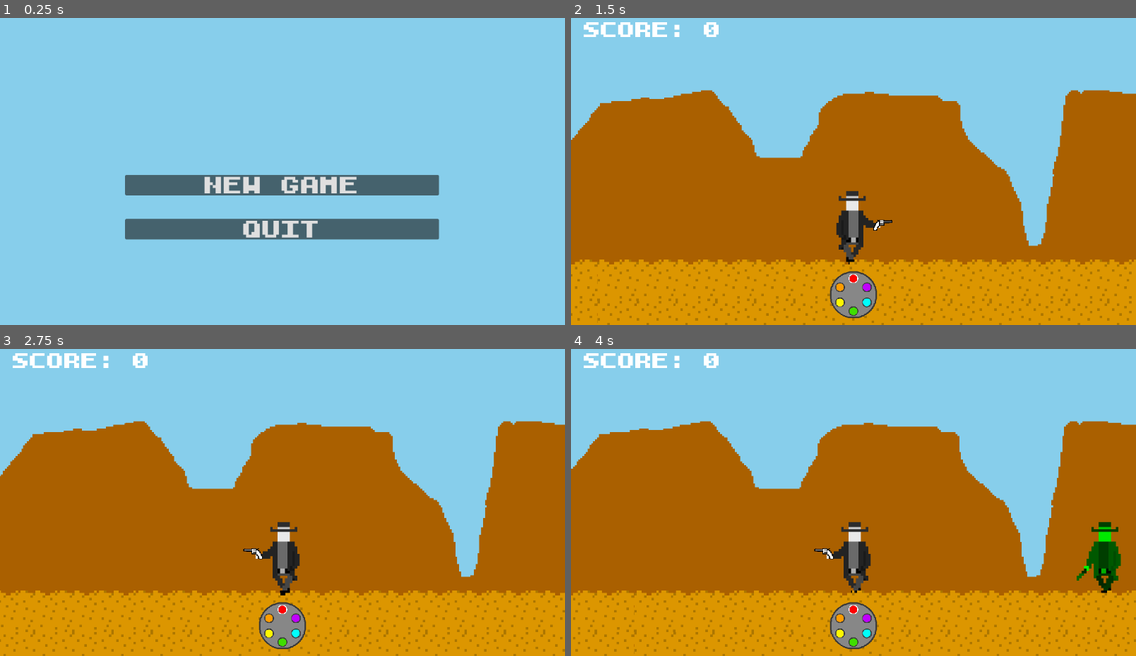
Above: before the commit, frames 1-4 (two rows, left to right).
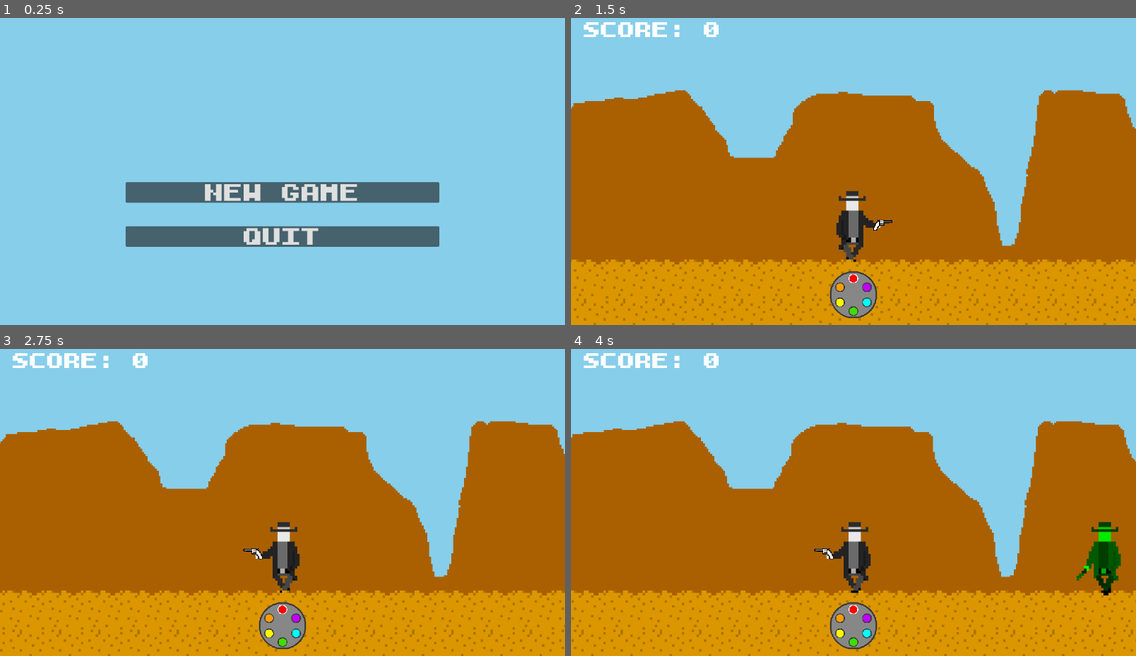
Above: after the commit, the same moments.

Repository: kedrickfudala/One-Button-Game-Jam
Game: Godot game, scene res://src/levels/world.tscn
The game is run twice, just before and just after one commit, with the same random seed, the same clock (stepped at 60 frames per second) and the same inputs.
Inputs (mouse positions are in pixels of both pictures, inside the frame that each line leads up to):
- Up to frame 1 (0.25 s): no input
- Up to frame 2 (1.5 s): click "new game" at 0.5 s; tap Enter (ui_accept) at 1.25 s; move the mouse to (977, 150) at 1.27 s
- Up to frame 3 (2.75 s): tap Enter (ui_accept) at 1.52, 2.27 s; move the mouse to (169, 514) at 2.02 s
- Up to frame 4 (4 s): move the mouse to (910, 428) at 2.77 s; move the mouse to (825, 560) at 3.52 s; tap Enter (ui_accept) at 3.77 s

The runs differ from the first frame. In frame 1, 6.2% of the frame differs, in the area x 22-78%, y 51-75%; in frame 2, 11%; in frame 3, 11%, in the area x 0-100%, y 23-100%; in frame 4, 11%.

Commit message:
game over screen

Diff:
--- a/src/enemy.gd
+++ b/src/enemy.gd
@@ -21,7 +21,7 @@
 	sprite.modulate = colors[color_slot]
 	pass
 
-func _physics_process(delta):
+func _physics_process(_delta):
 	if facing_direction != 0 and flip:
 		flip_enemy = facing_direction
 	if flip_enemy < 0:
--- /dev/null
+++ b/src/interface/game_over_menu.tscn
@@ -0,0 +1,30 @@
+[gd_scene load_steps=3 format=3 uid="uid://bd73w0t3o2ro4"]
+
+[ext_resource type="PackedScene" uid="uid://cxmvg6ugpwffk" path="res://src/interface/main_menu_buttons.tscn" id="1_2unuu"]
+[ext_resource type="FontFile" uid="uid://cv4hf6knhmo43" path="res://assets/resources/cc.yal.6w6.block.uc.ttf" id="2_8lqmi"]
+
+[node name="GameOverMenu" type="CanvasLayer"]
+
+[node name="ColorRect" type="ColorRect" parent="."]
+offset_left = -24.0
+offset_top = -16.0
+offset_right = 1176.0
+offset_bottom = 675.0
+color = Color(0.0862745, 0.0862745, 0.0862745, 0.301961)
+metadata/_edit_use_anchors_ = true
+
+[node name="GameOverLabel" type="RichTextLabel" parent="."]
+offset_left = 234.0
+offset_top = 103.0
+offset_right = 927.0
+offset_bottom = 366.0
+theme_override_fonts/normal_font = ExtResource("2_8lqmi")
+theme_override_font_sizes/normal_font_size = 176
+text = "Game Over"
+fit_content = true
+autowrap_mode = 0
+metadata/_edit_use_anchors_ = true
+
+[node name="MainMenuButtons" parent="." instance=ExtResource("1_2unuu")]
+offset_top = 144.0
+offset_bottom = 144.0
--- /dev/null
+++ b/src/interface/main_menu.tscn
@@ -0,0 +1,9 @@
+[gd_scene load_steps=2 format=3 uid="uid://c0h87j1vh34c1"]
+
+[ext_resource type="PackedScene" uid="uid://cxmvg6ugpwffk" path="res://src/interface/main_menu_buttons.tscn" id="1_pusp2"]
+
+[node name="MainMenu" type="CanvasLayer"]
+
+[node name="MainMenuButtons" parent="." instance=ExtResource("1_pusp2")]
+offset_top = 100.0
+offset_bottom = 100.0
--- a/src/interface/main_menu_buttons.gd
+++ b/src/interface/main_menu_buttons.gd
@@ -1,7 +1,7 @@
 extends Control
 class_name MainMenuButtons
 
-@onready var world : Object = get_parent()
+@onready var world : Object = get_parent().get_parent()
 
 func _on_play_button_pressed():
 	world.new_game()
--- a/src/levels/map_segment.gd
+++ b/src/levels/map_segment.gd
@@ -9,7 +9,7 @@
 func _ready():
 	pass
 
-func _process(delta):
+func _process(_delta):
 	if !near_player:
 		if player_inst.global_position.x > self.global_position.x:
 			world.spawn_map(offset + 2)
--- a/src/levels/world.gd
+++ b/src/levels/world.gd
@@ -3,6 +3,9 @@
 @onready var map_segment : PackedScene = preload("res://src/levels/map_segment.tscn")
 @onready var player_scene : PackedScene = preload("res://src/player.tscn")
 @onready var canyon_background : PackedScene = preload("res://src/levels/canyon_background.tscn")
+
+@onready var game_over_menu : PackedScene = preload("res://src/interface/game_over_menu.tscn")
+
 @onready var player : Object
 @onready var draw_timer : Object
 
@@ -16,7 +19,7 @@
 func _ready():
 	RenderingServer.set_default_clear_color(Color.SKY_BLUE)
 
-func _process(delta):
+func _process(_delta):
 	if game_running:
 		if draw_timer.is_stopped():
 			target_x = null
@@ -53,9 +56,9 @@
 	var background1_inst = canyon_background.instantiate()
 	add_child(background1_inst)
 
-func draw_shot(gun_pos, target_x, chamber_slot):
-	self.gun_pos = gun_pos
-	self.target_x = target_x
+func draw_shot(gun_pos2, target_x2, chamber_slot):
+	self.gun_pos = gun_pos2
+	self.target_x = target_x2
 	self.shot_color = shot_colors[chamber_slot]
 	queue_redraw()
 	draw_timer.start()
@@ -66,6 +69,11 @@
 	draw_timer.one_shot = true
 	add_child(draw_timer)
 
+func game_over():
+	var game_over_screen = game_over_menu.instantiate()
+	#game_over_screen.global_position = Vector2(0, 0)
+	add_child(game_over_screen)
+
 func _draw():
 	if target_x and gun_pos:
 		draw_line(gun_pos, Vector2(target_x, gun_pos.y), shot_color, 1.0)
--- a/src/levels/world.tscn
+++ b/src/levels/world.tscn
@@ -1,26 +1,9 @@
 [gd_scene load_steps=3 format=3 uid="uid://cguoafikkkcjk"]
 
 [ext_resource type="Script" path="res://src/levels/world.gd" id="1_57tfk"]
-[ext_resource type="PackedScene" uid="uid://cxmvg6ugpwffk" path="res://src/interface/main_menu_buttons.tscn" id="2_absr7"]
+[ext_resource type="PackedScene" uid="uid://c0h87j1vh34c1" path="res://src/interface/main_menu.tscn" id="2_rgsxp"]
 
 [node name="World" type="Node2D"]
 script = ExtResource("1_57tfk")
 
-[node name="MainMenuButtons" parent="." instance=ExtResource("2_absr7")]
-anchors_preset = 0
-anchor_right = 0.0
-anchor_bottom = 0.0
-grow_horizontal = 1
-grow_vertical = 1
-
-[node name="VBoxContainer" parent="MainMenuButtons" index="0"]
-anchors_preset = 8
-anchor_top = 0.5
-anchor_bottom = 0.5
-offset_left = 255.0
-offset_top = 85.0
-offset_right = 895.0
-offset_bottom = 729.0
-grow_vertical = 2
-
-[editable path="MainMenuButtons"]
+[node name="MainMenu" parent="." instance=ExtResource("2_rgsxp")]
--- a/src/player.gd
+++ b/src/player.gd
@@ -35,7 +35,7 @@
 	enemy_spawn_timer.wait_time = 4
 	enemy_spawn_timer.one_shot = true
 
-func _physics_process(delta):
+func _physics_process(_delta):
 	if alive == 1:
 		animation_player.play("walk")
 		alive_process()
@@ -130,7 +130,12 @@
 			enemy_spawner2.spawn_enemy(-1)
 		enemy_spawn_timer.start()
 
+func die():
+	alive = 0
+	world.game_over()
+
 func _on_hurtbox_area_entered(area):
 	var enemy = area.get_parent()
 	enemy.stab = true
-	alive = 0
+	if alive:
+		die()
